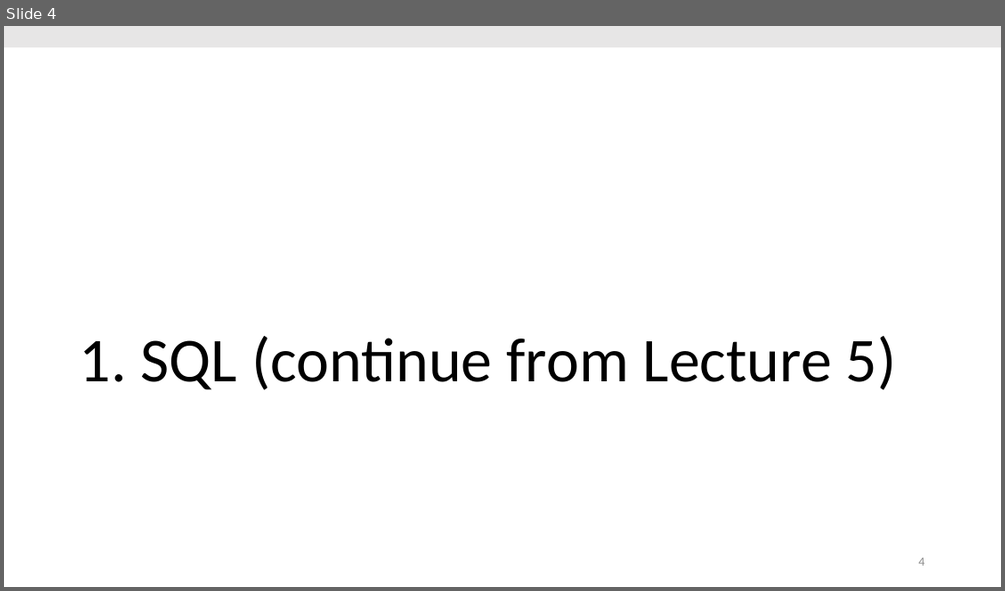
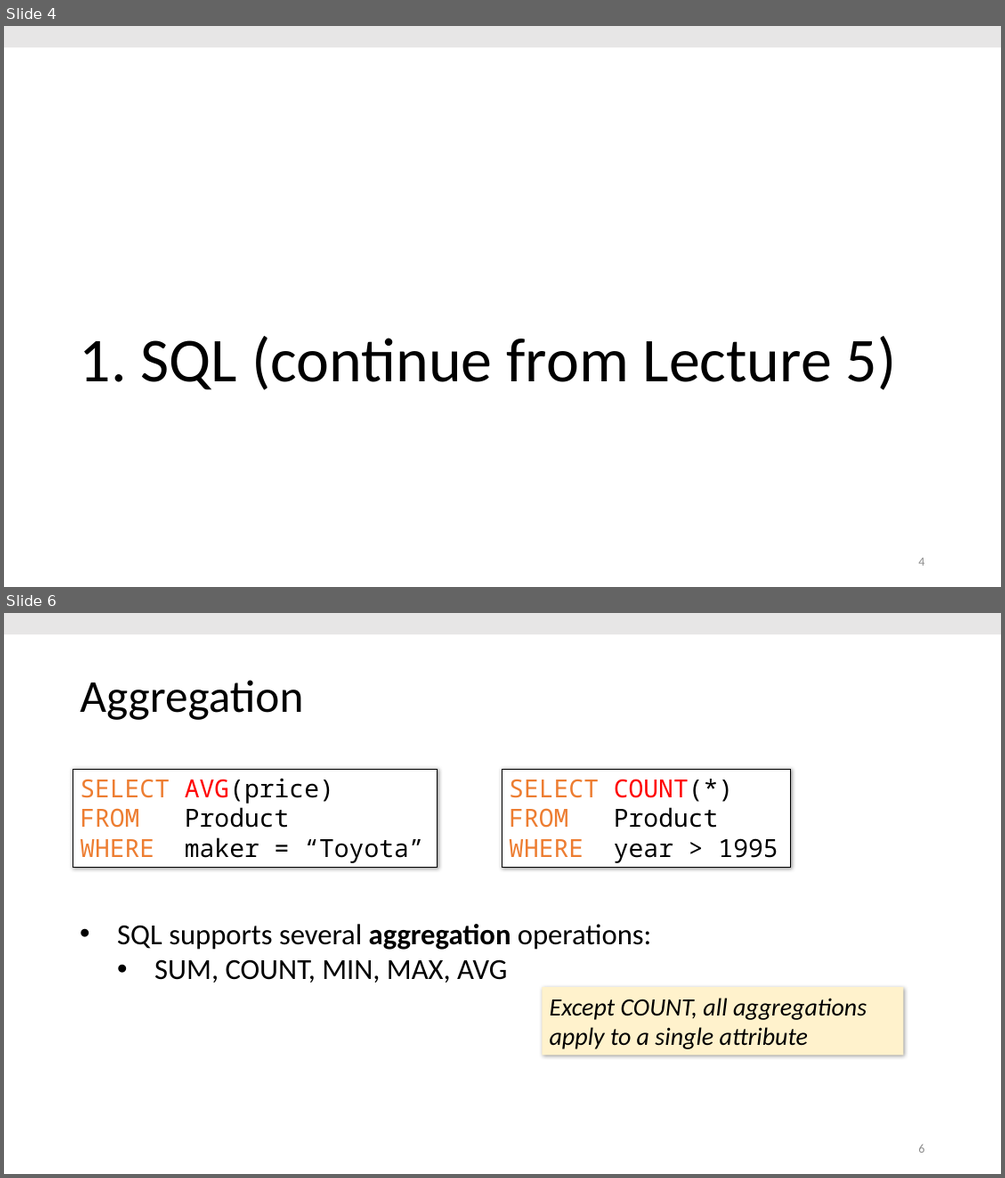
Before and after one commit to thodrek/cs639_spring19, a slide deck: lectures/lecture-6/Lecture_6_Princ.pptx. Shown one above the other, each under a label of ours: slide 4 before the commit, slides 4 and 6 after it; the slides between them are not shown. The pictures are 1005x591 and 1005x1178 pixels, drawn with LibreOffice and Linux fonts; fonts in the diff are those of the drawing. Boxes give left, top, right and bottom in pixels: in the first picture for what was removed or moved away, otherwise in the second. Text is boxed around its words. In the diff, an @@ line names an element or a change of style, - is before the commit and + after.

```diff
--- a/lectures/lecture-6/Lecture_6_Princ.pptx
+++ b/lectures/lecture-6/Lecture_6_Princ.pptx
@@ slide 6 added at [4, 613, 1001, 1174], background #FFFFFF @@
@@ rectangle added at [4, 613, 1001, 634], fill #E7E6E6 @@
@@ title added at [80, 680, 303, 720], 44 pt, text #000000 @@
+Aggregation
@@ rectangle added at [73, 769, 437, 867], fill #FFFFFF, outline #000000 0.75 pt, 24 pt, text #000000 @@
+SELECT AVG(price)
+FROM Product
+WHERE maker = “Toyota”
@@ rectangle added at [502, 769, 790, 867], fill #FFFFFF, outline #000000 0.75 pt, 24 pt, text #000000 @@
+SELECT COUNT(*)
+FROM Product
+WHERE year > 1995
@@ text added at [117, 924, 652, 982], 28 pt, text #000000 @@
+• SQL supports several aggregation operations:
+  • SUM, COUNT, MIN, MAX, AVG
@@ rectangle added at [542, 987, 903, 1055], fill #FFF2CC, 24 pt, text #000000, italic @@
+Except COUNT, all aggregations apply to a single attribute
@@ page number added at [918, 1144, 924, 1152], 12 pt, text #8C8C8C @@
+6
```
Also in this commit, not shown: 15 other slides added, 3 other files.
